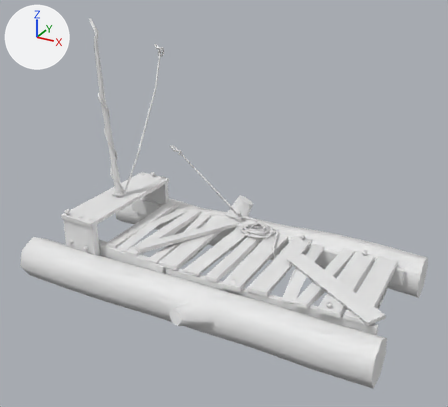
The FBX model QuestTemplate/Assets/Design/Flotsam/boat.fbx, before and after one commit.
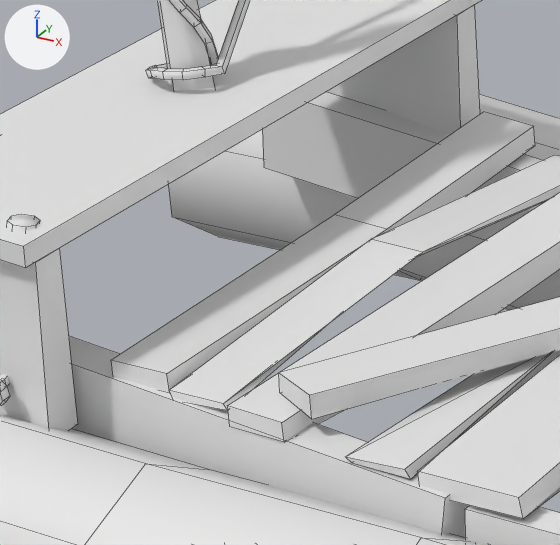
There are two pictures of each version: one whole from a 50 mm lens placed at (4.45, -8.08, 5.09), pointed at (0.07, -0.1, 1.1), one close up on the part from 19% to 41% of the width and 45% to 68% of the height. Lighting does not change. The marker at upper left points along +X, +Y and +Z. The close-ups show mesh edges as thin lines.

Script lines for the objects in view, before the commit:
```python
me_plane_004 = bpy.data.meshes.new('Plane.004')
me_plane_004.from_pydata(...)  # 1191 vertices, 1037 faces; spans x -3.08..3.01, y -2.0..2.25, z -0.52..3.79
me_plane_004.materials.append(mat_log)  # white #e7e7e7
ob_plane = bpy.data.objects.new('Plane', me_plane_004)
ob_plane.location = (0.031, 0.0, -0.001)
```
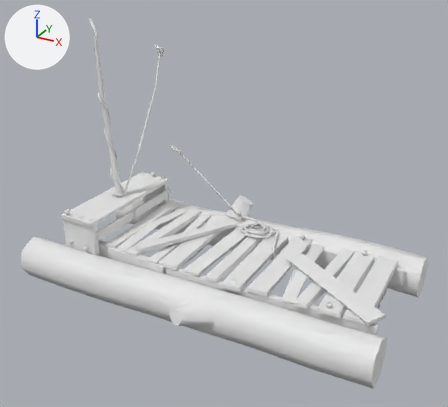
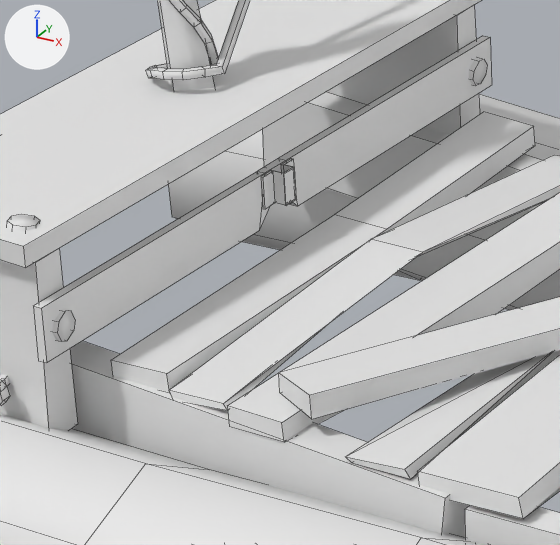
Changed parts and their boxes [x1, y1, x2, y2] in the close-ups (560 x 545 px):
part 1 of me_plane_004, added
    after: [52, 310, 75, 341]
part 2 of me_plane_004, added
    after: [469, 58, 488, 86]
part 3 of me_plane_004, added
    after: [261, 158, 297, 209]
part 4 of me_plane_004, added
    after: [33, 36, 492, 363]

What the commit changed:
me_plane_004 is used by ob_plane; location (0.031, 0.0, -0.001).
me_plane_004 had 1191 vertices, 1037 faces and spanned x -3.08..3.01, y -2.0..2.25, z -0.52..3.79.
me_plane_004 now has 1267 vertices, 1095 faces and spans x -3.08..3.01, y -2.0..2.25, z -0.52..3.79.
me_plane_004 part 1: the loose piece of 16 vertices spanning x -1.94..-1.85, y -1.14..-1.05, z 0.76..0.8 is copied, and the copy is turned 86.7 degrees about the y axis through its middle, then moved by (0.12, -0.02, -0.27); it spans x -1.79..-1.75, y -1.16..-1.07, z 0.46..0.55.
me_plane_004 part 2: the loose piece of 16 vertices spanning x -2.14..-2.05, y -1.14..-1.05, z 0.76..0.8 is copied, and the copy is multiplied about its middle by the matrix ((0.0, 0.0, 1.0), (-0.974, 0.226, 0.0), (-0.226, -0.974, 0.0)), then moved by (0.33, 2.07, -0.27); it spans x -1.79..-1.75, y 0.93..1.02, z 0.46..0.55.
me_plane_004 part 3: a new loose piece of 24 vertices spanning x -1.77..-1.72, y -0.18..-0.03, z 0.49..0.59, in mat_log (white #e7e7e7).
me_plane_004 part 4: a new loose piece of 20 vertices spanning x -1.8..-1.77, y -1.2..1.06, z 0.43..0.6, in mat_log (white #e7e7e7).
